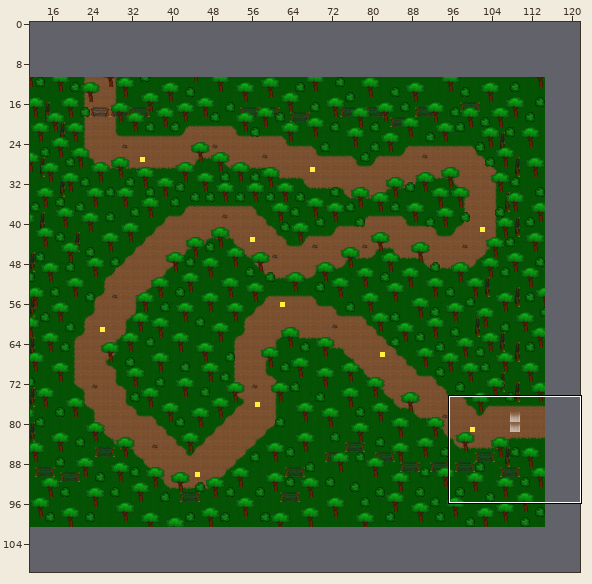
Level history. Tiled map: Level 1.tmx. Above: a wide view before the commit, with the close-up outlined.
Close-up. Earlier state:
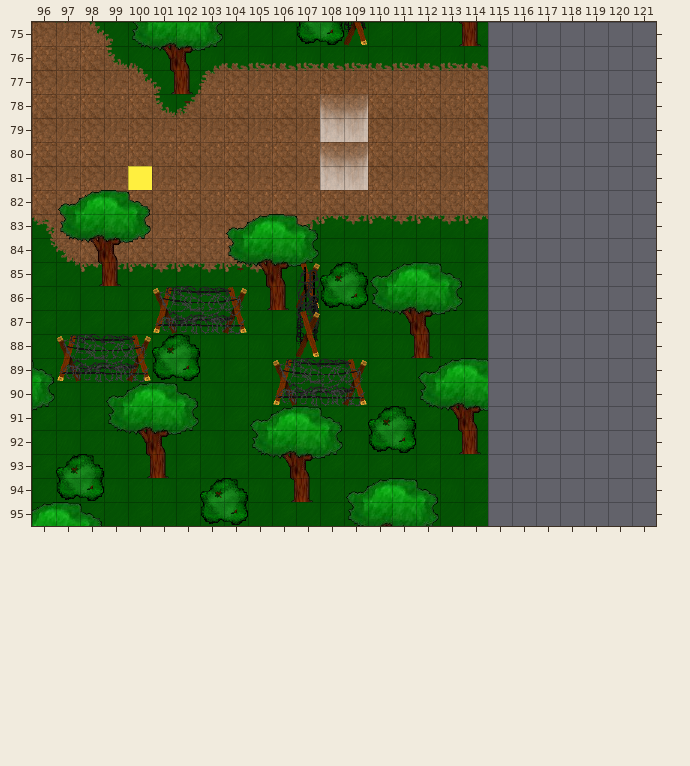
Cells are 32x32 px. Shown: x 96..121, y 75..95. The commit also changed other parts of the map, which this record leaves out. The old version is drawn lined up with the new one.
The same view after the edit:
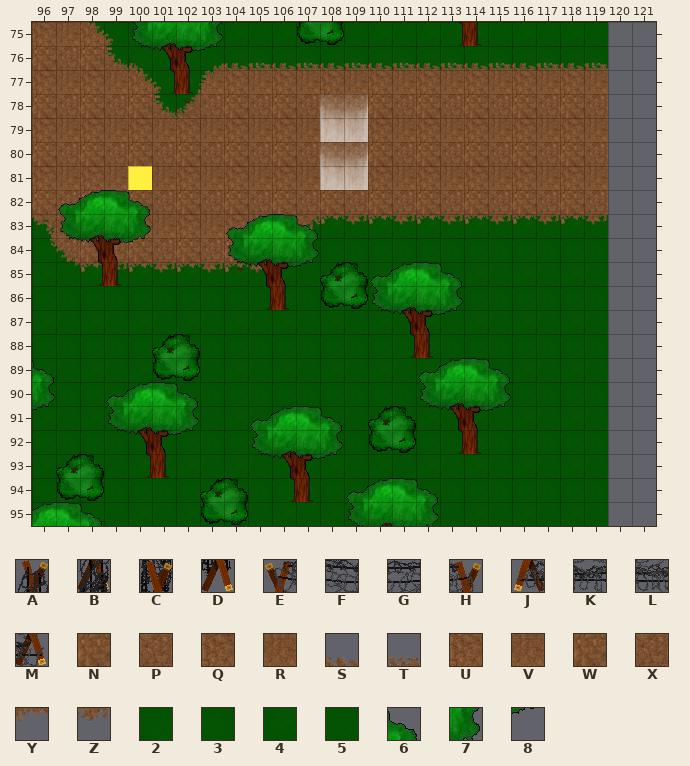
Key: from "Barbed Wire S": A 0, B 1, C 2, D 3; from "Barbed Wired": E 0, F 1, G 2, H 3, J 4, K 5, L 6, M 7; from "Dirt": N 0, P 1, Q 2, R 3; from "Dirt-Water B": S 0, T 1, U 2, V 3; from "Dirt-Water T": W 0, X 1, Y 2, Z 3; from "Grass": 2 0, 3 1, 4 2; from "Grass-Mushroom": 5 3; from "Oak": 6 3, 7 7, 8 11.
_ is an empty cell.
Tiles of an added or newly shown layer are drawn over the layers below it.
Difference:
map size 110x90 -> 120x110 cells (old content now starts at 5,11; both pictures use the new coordinates)
Layer "Base Layer":
y 75: x 115..119 _____ -> 54545
y 76: x 115..119 _____ -> 32323
y 77: x 115..119 _____ -> 54545
y 78: x 115..119 _____ -> PNPNP
y 79: x 115..119 _____ -> RQRQR
y 80: x 115..119 _____ -> PNPNP
y 81: x 115..119 _____ -> RQRQR
y 83: x 115..119 _____ -> 54545
y 84: x 115..119 _____ -> 32323
y 85: x 115..119 _____ -> 54545
y 86: x 115..119 _____ -> 32323
y 87: x 115..119 _____ -> 54545
y 88: x 115..119 _____ -> 32323
y 89: x 115..119 _____ -> 54545
y 90: x 115..119 _____ -> 32323
y 91: x 115..119 _____ -> 54545
y 92: x 115..119 _____ -> 32323
y 93: x 115..119 _____ -> 54545
y 94: x 115..119 _____ -> 32323
y 95: x 115..119 _____ -> 54545
Layer "Transition":
y 76: x 115..119 _____ -> TSTST
y 77: x 115..119 _____ -> VUVUV
y 82: x 115..119 _____ -> XWXWX
y 83: x 115..119 _____ -> ZYZYZ
Layer "Walls" (removed):
y 75: x 109 D -> _
y 85: x 107 A -> _
y 86: x 101..104 EFGH -> ____; x 107 B -> _
y 87: x 101..104 JKLM -> ____; x 107 C -> _
y 88: x 97..100 EFGH -> ____; x 107 D -> _
y 89: x 97..100 JKLM -> ____; x 106..109 EFGH -> ____
y 90: x 106..109 JKLM -> ____
Layer "Trees/Bushes" (removed):
y 85: x 107 8 -> _
Layer "Tree/Bush" (added):
y 85: x 107 _ -> 8
y 89: x 115 _ -> 6
y 90: x 115 _ -> 7
y 91: x 115 _ -> 8
Where, in picture pixels (left, top, right, bottom), the same in both close-ups:
removed: (344, 22, 367, 46)
added: (488, 22, 608, 526)
changed: (273, 263, 367, 406)
removed: (57, 286, 247, 382)
